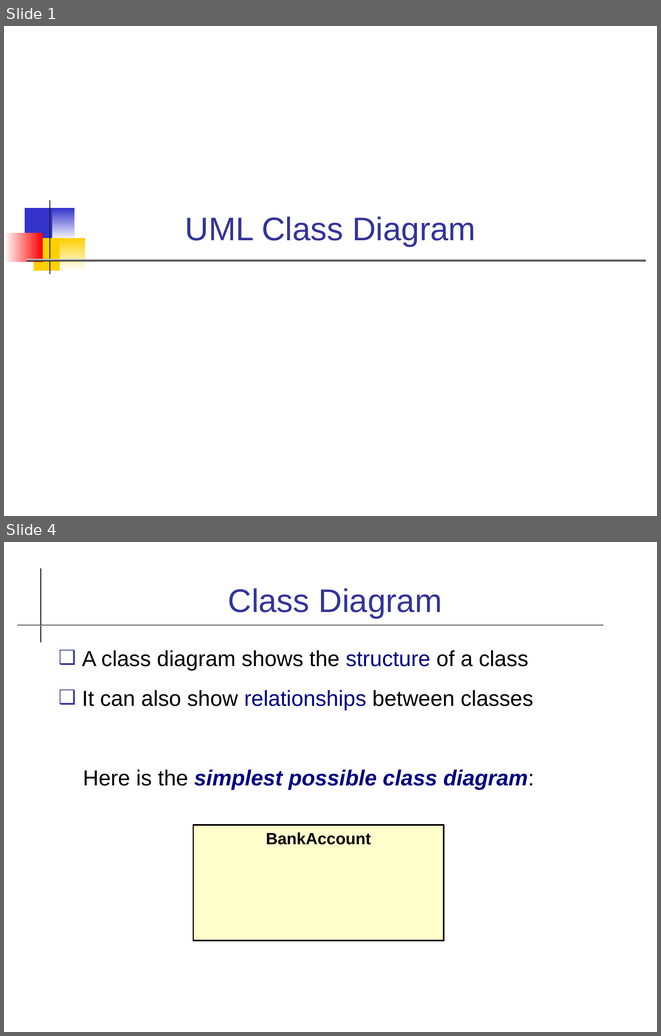
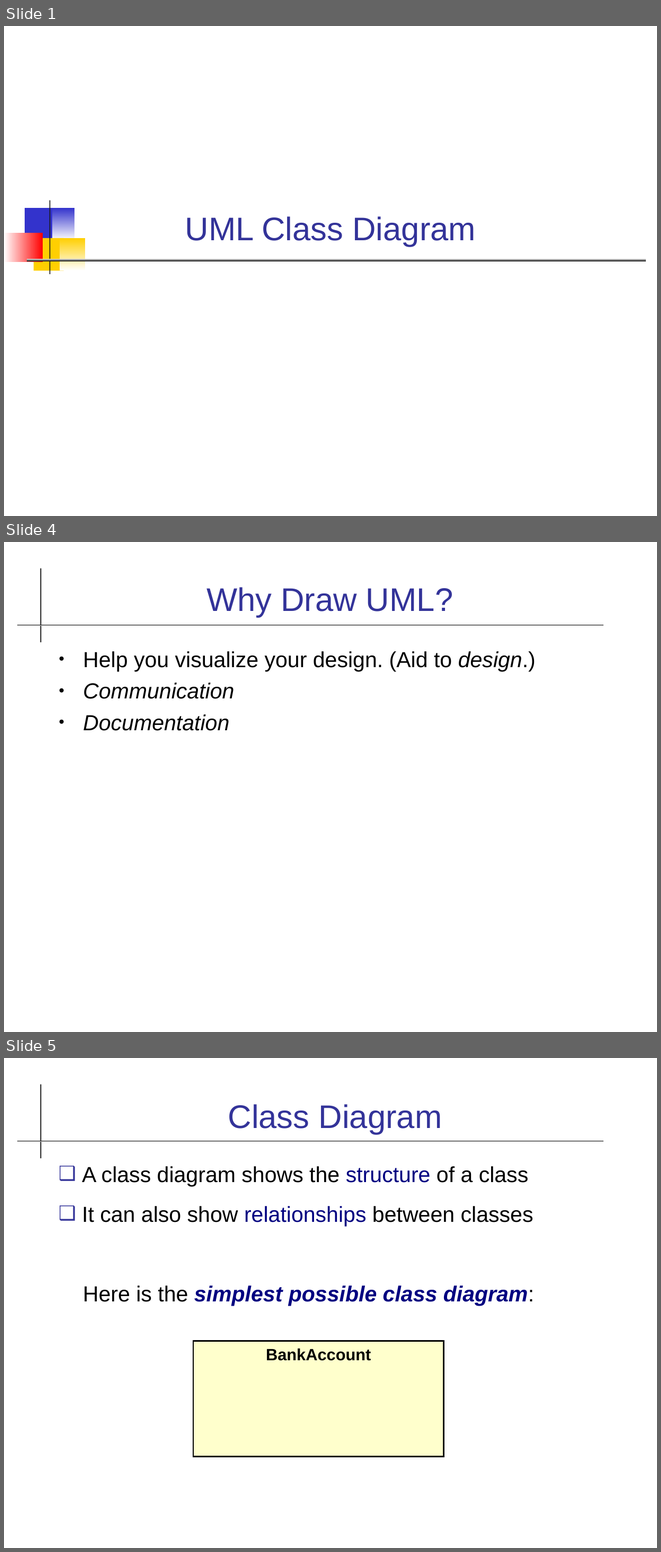
Before and after one commit to cpske/ISP, a slide deck: uml/UML-Class-Diagram.odp. Shown one above the other, each under a label of ours: slides 1 and 4 before the commit, slides 1, 4 and 5 after it; the slides between them are not shown. The pictures are 661x1036 and 661x1552 pixels, drawn with LibreOffice and Linux fonts; fonts in the diff are those of the drawing. Boxes give left, top, right and bottom in pixels: in the first picture for what was removed or moved away, otherwise in the second. Text is boxed around its words. In the diff, an @@ line names an element or a change of style, - is before the commit and + after.

```diff
--- a/uml/UML-Class-Diagram.odp
+++ b/uml/UML-Class-Diagram.odp
@@ slide 4 added at (4, 542, 657, 1032), background #FFFFFF; not listed: 2 template elements that a slide beside it also shows @@
@@ title added at (206, 587, 453, 617), 36 pt, text #333399 @@
+Why Draw UML?
@@ text added at (83, 651, 536, 731), 24 pt, text #000000 @@
+● Help you visualize your design. (Aid to design.)
+● Communication
+● Documentation
@@ what was slide 4 is now slide 5 @@
```
Also in this commit, not shown: 9 slides changed, 1 other slide added, 1 other file.
